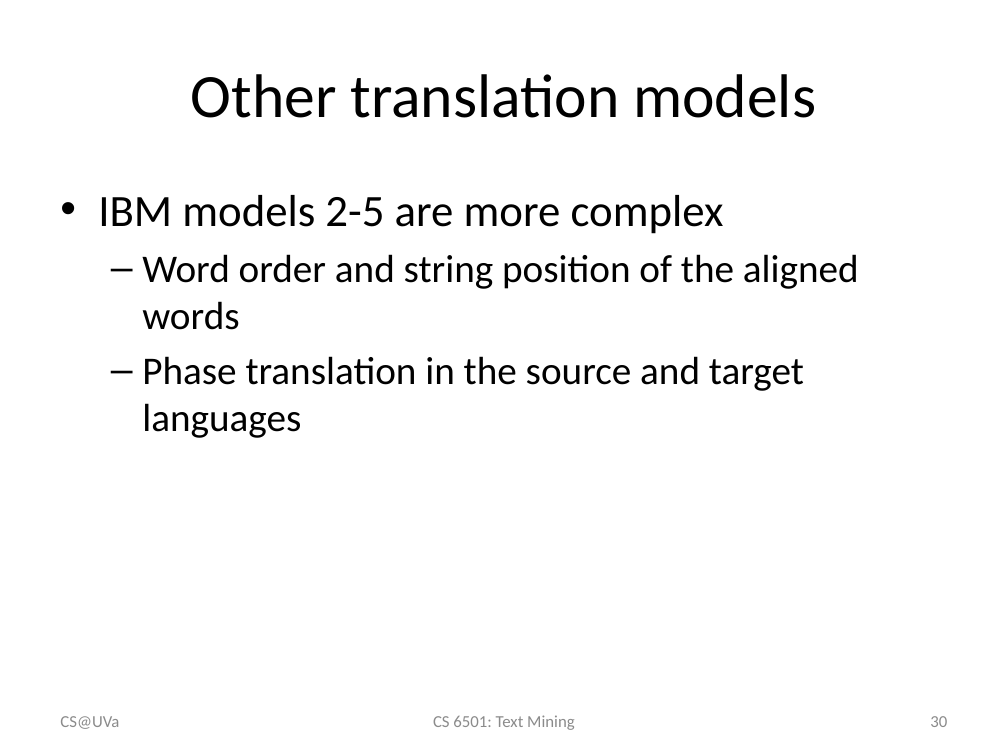
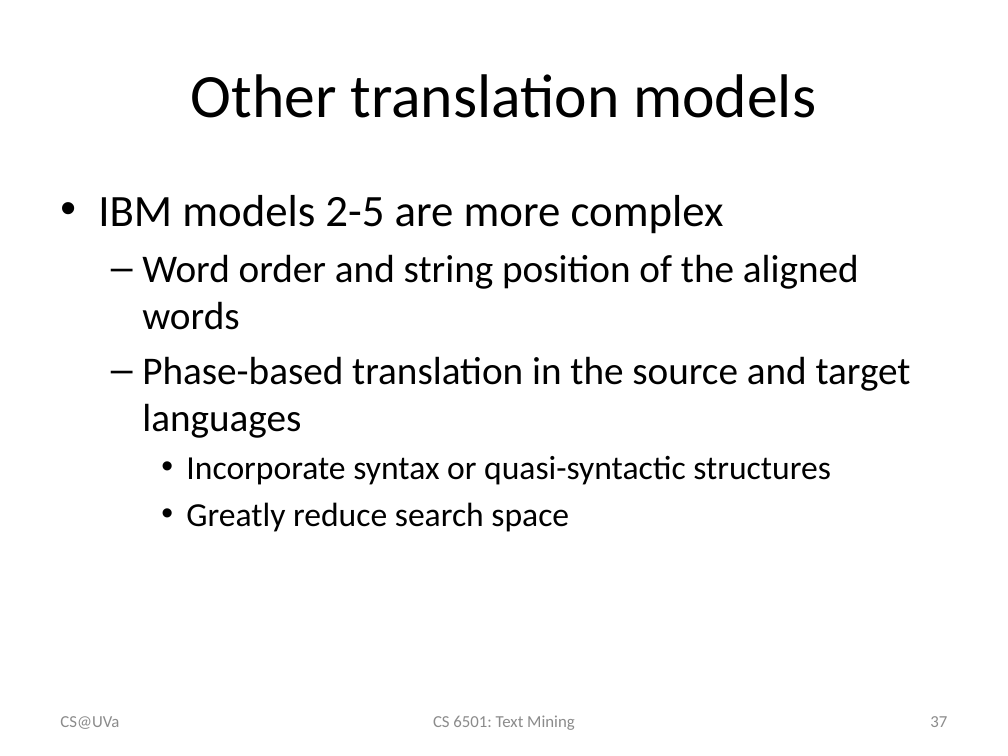
Before and after one commit to wang296/CS6501-Text-Mining, a slide deck: slide 37 of docs/StatisticalMachineTranslation.pptx (slide 30 before the commit). Drawn at 1008x756 pixels with LibreOffice and Linux fonts; fonts in the diff are those of the drawing. Boxes give left, top, right and bottom in pixels: in the first picture for what was removed or moved away, otherwise in the second. Text is boxed around its words. In the diff, an @@ line names an element or a change of style, - is before the commit and + after.

```diff
--- a/docs/StatisticalMachineTranslation.pptx
+++ b/docs/StatisticalMachineTranslation.pptx
@@ text at (142,356,911,532): text changed; size 28 to 24 pt @@
-  – Phase translation in the source and target languages
+  – Phase-based translation in the source and target languages
+    • Incorporate syntax or quasi-syntactic structures
+    • Greatly reduce search space
@@ page number at (930,716,947,727): text changed @@
-30
+37
```
Also in this commit, not shown: 7 slides added, 5 other files.
